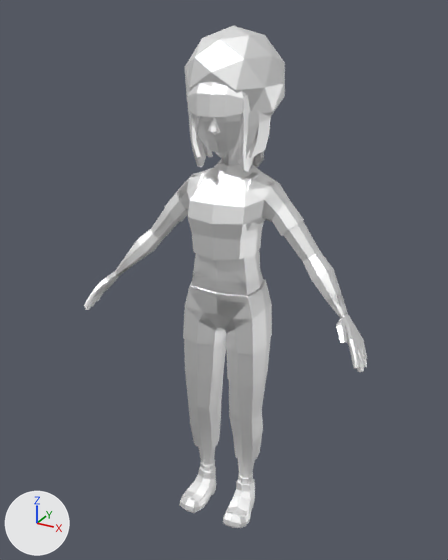
What one commit did to the glTF model models/gltf/character/Kira@Jumping.glb.
Camera for both pictures: a camera (50 mm lens) standing at (1.015, -1.877, 1.93) and looking at (-0.025, 0.013, 0.984). Arrows for +X, +Y and +Z are at lower left; the lights stay in place. Where no turn or scale is listed for an object, it has been applied to the vertices. Vertices at the same position are counted once.

Objects in the first picture: 'Kira_Base', 'Kira_Feet', 'Kira_Hair_A', 'Kira_Hair_B', 'Kira_Hair_Default', 'Kira_Hair_E', 'Kira_Hair_F', 'Kira_Pants_A', 'Kira_Pants_B', 'Kira_Shirt', 'Kira_Shoes', 'Kira_Shorts', 'Kira_Tank'.
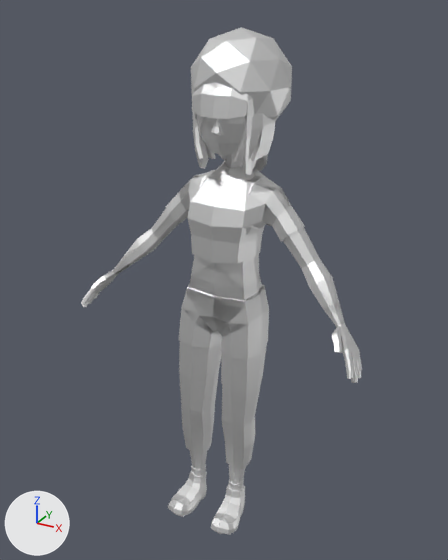
Where the newer file only moved an object's origin or applied its transform, the numbers keep the older frame.

Pixel boxes (x1, y1, x2, y2) of what changed, in the pictures (448 x 560 px):
'Kira_Shirt', recoloured, moved, turned: before (115, 154, 348, 318); after (113, 156, 344, 327)
'Kira_Pants_B', recoloured, moved, turned: before (184, 279, 271, 472); after (179, 285, 267, 477)
'Kira_Tank', recoloured, shading changed, moved, turned: before (115, 156, 347, 317); after (113, 158, 345, 324)
'Kira_Hair_F', recoloured, shading changed, moved, turned: before (185, 26, 285, 116); after (191, 27, 292, 120)
'Kira_Shorts', recoloured, moved, turned: before (183, 281, 272, 478); after (179, 283, 269, 484)
'Kira_Pants_A', recoloured, moved, turned: before (185, 280, 271, 478); after (179, 286, 269, 485)
'Kira_Base', recoloured, moved, turned: before (84, 114, 367, 372); after (81, 116, 362, 383)
'Kira_Shoes', recoloured, shading changed, moved, turned: before (179, 460, 255, 528); after (168, 464, 245, 534)
'Kira_Hair_Default', recoloured, moved, turned: before (187, 83, 264, 172); after (192, 84, 268, 175)
'Kira_Hair_B', recoloured, reshaped: before (192, 110, 271, 160); after (195, 113, 276, 163)
'Kira_Hair_E', recoloured, moved, turned: before (192, 82, 220, 147); after (196, 83, 225, 148)
'Kira_Hair_A', recoloured, moved, turned: before (203, 144, 241, 160); after (206, 145, 216, 159)
'Kira_Feet', recoloured, moved, turned: before (186, 510, 243, 528); after (174, 513, 225, 534)
part 2 of me_kira_hair_f, shading changed: before (190, 72, 212, 88); after (195, 74, 217, 89)
part 3 of me_kira_hair_f, shading changed: before (266, 37, 285, 92); after (274, 40, 292, 96)
part 4 of me_kira_shoes_001, shading changed: before (236, 482, 241, 491); after (226, 488, 231, 497)
part 5 of me_kira_tank, shading changed: before (246, 180, 270, 231); after (246, 184, 271, 235)

What changed in the scene script:
```text
Change mat_mat_kira:
    add n3 = _N.new('ShaderNodeMix'); n3.name = 'Mix'
    add n3.data_type = 'RGBA'
    add n3.blend_type = 'MULTIPLY'
    add n3.inputs[0].default_value = 1.0  # 'Factor'
    add n3.inputs[7].default_value = (0.8, 0.8, 0.8, 1.0)  # 'B', white #e7e7e7
    where n2 = _N.new('ShaderNodeVertexColor'); n2.name = 'Color Attribute'
    where n0 = _N.new('ShaderNodeBsdfPrincipled'); n0.name = 'Principled BSDF'
    remove _L.new(n2.outputs[0], n0.inputs[0])  # 'Color' to 'Base Color'
    add _L.new(n3.outputs[2], n0.inputs[0])  # 'Result' to 'Base Color'
    add _L.new(n2.outputs[0], n3.inputs[6])  # 'Color' to 'A'
Change me_kira_hair_b:
    where me_kira_hair_b.from_pydata(...)  # 170 vertices, 336 faces; spans x -0.181..0.098, y -0.004..0.27, z 1.466..1.789
    me_kira_hair_b part 1: the whole mesh is multiplied about its middle by the matrix ((0.999, 0.033, 0.029), (-0.034, 0.999, 0.021), (-0.028, -0.022, 0.999)), then moved by (0.025, -0.011, -0.004)
Change me_kira_hair_f:
    where me_kira_hair_f.from_pydata(...)  # 42 vertices, 80 faces; spans x -0.179..0.179, y -0.162..0.191, z 1.533..1.887
    used by ob_kira_hair_f; location = (0.02, -0.074, -0.005); rotation_euler = (-0.0895, -0.0229, 0.0314), in degrees (-5.1, -1.3, 1.8)
    me_kira_hair_f part 2: the 1 face centred in x -0.031, y -0.148, z 1.705 is now shaded smooth
    me_kira_hair_f part 3: all 2 faces centred in x 0.133..0.161, y 0.032..0.065, z 1.717..1.81 are now shaded flat
Change me_kira_shoes_001:
    where me_kira_shoes_001.from_pydata(...)  # 288 vertices, 560 faces; spans x -0.155..0.155, y -0.146..0.07, z 0.001..0.156
    used by ob_kira_shoes; location = (0.02, -0.074, -0.005); rotation_euler = (-0.0895, -0.0229, 0.0314), in degrees (-5.1, -1.3, 1.8)
    me_kira_shoes_001 part 4: the 1 face centred in x 0.071, y -0.008, z 0.1 is now shaded smooth
Change me_kira_tank:
    where me_kira_tank.from_pydata(...)  # 249 vertices, 470 faces; spans x -0.48..0.48, y -0.14..0.1, z 0.953..1.491
    used by ob_kira_tank; location = (0.02, -0.074, -0.005); rotation_euler = (-0.0895, -0.0229, 0.0314), in degrees (-5.1, -1.3, 1.8)
    me_kira_tank part 5: 2 of the faces centred in x 0.109..0.121, y -0.094..-0.039, z 1.232..1.37 are now shaded flat
Change ob_kira_base:
    ob_kira_base.location: (0.02, -0.074, -0.005) -> (-0.006, -0.121, -0.006)
    ob_kira_base.rotation_euler: (-0.0895, -0.0229, 0.0314) -> (-0.111, 0.0057, -0.00183)  # degrees (-5.1, -1.3, 1.8) -> degrees (-6.4, 0.3, -0.1)
Change ob_kira_feet:
    ob_kira_feet.location: (0.02, -0.074, -0.005) -> (-0.006, -0.121, -0.006)
    ob_kira_feet.rotation_euler: (-0.0895, -0.0229, 0.0314) -> (-0.111, 0.0057, -0.00183)  # degrees (-5.1, -1.3, 1.8) -> degrees (-6.4, 0.3, -0.1)
Change ob_kira_hair_a:
    ob_kira_hair_a.location: (0.02, -0.074, -0.005) -> (-0.006, -0.121, -0.006)
    ob_kira_hair_a.rotation_euler: (-0.0895, -0.0229, 0.0314) -> (-0.111, 0.0057, -0.00183)  # degrees (-5.1, -1.3, 1.8) -> degrees (-6.4, 0.3, -0.1)
Change ob_kira_hair_default:
    ob_kira_hair_default.location: (0.02, -0.074, -0.005) -> (-0.006, -0.121, -0.006)
    ob_kira_hair_default.rotation_euler: (-0.0895, -0.0229, 0.0314) -> (-0.111, 0.0057, -0.00183)  # degrees (-5.1, -1.3, 1.8) -> degrees (-6.4, 0.3, -0.1)
Change ob_kira_hair_e:
    ob_kira_hair_e.location: (0.02, -0.074, -0.005) -> (-0.006, -0.121, -0.006)
    ob_kira_hair_e.rotation_euler: (-0.0895, -0.0229, 0.0314) -> (-0.111, 0.0057, -0.00183)  # degrees (-5.1, -1.3, 1.8) -> degrees (-6.4, 0.3, -0.1)
Change ob_kira_hair_f:
    ob_kira_hair_f.location: (0.02, -0.074, -0.005) -> (-0.006, -0.121, -0.006)
    ob_kira_hair_f.rotation_euler: (-0.0895, -0.0229, 0.0314) -> (-0.111, 0.0057, -0.00183)  # degrees (-5.1, -1.3, 1.8) -> degrees (-6.4, 0.3, -0.1)
Change ob_kira_pants_a:
    ob_kira_pants_a.location: (0.02, -0.074, -0.005) -> (-0.006, -0.121, -0.006)
    ob_kira_pants_a.rotation_euler: (-0.0895, -0.0229, 0.0314) -> (-0.111, 0.0057, -0.00183)  # degrees (-5.1, -1.3, 1.8) -> degrees (-6.4, 0.3, -0.1)
Change ob_kira_pants_b:
    ob_kira_pants_b.location: (0.02, -0.074, -0.005) -> (-0.006, -0.121, -0.006)
    ob_kira_pants_b.rotation_euler: (-0.0895, -0.0229, 0.0314) -> (-0.111, 0.0057, -0.00183)  # degrees (-5.1, -1.3, 1.8) -> degrees (-6.4, 0.3, -0.1)
Change ob_kira_shirt:
    ob_kira_shirt.location: (0.02, -0.074, -0.005) -> (-0.006, -0.121, -0.006)
    ob_kira_shirt.rotation_euler: (-0.0895, -0.0229, 0.0314) -> (-0.111, 0.0057, -0.00183)  # degrees (-5.1, -1.3, 1.8) -> degrees (-6.4, 0.3, -0.1)
Change ob_kira_shoes:
    ob_kira_shoes.location: (0.02, -0.074, -0.005) -> (-0.006, -0.121, -0.006)
    ob_kira_shoes.rotation_euler: (-0.0895, -0.0229, 0.0314) -> (-0.111, 0.0057, -0.00183)  # degrees (-5.1, -1.3, 1.8) -> degrees (-6.4, 0.3, -0.1)
Change ob_kira_shorts:
    ob_kira_shorts.location: (0.02, -0.074, -0.005) -> (-0.006, -0.121, -0.006)
    ob_kira_shorts.rotation_euler: (-0.0895, -0.0229, 0.0314) -> (-0.111, 0.0057, -0.00183)  # degrees (-5.1, -1.3, 1.8) -> degrees (-6.4, 0.3, -0.1)
Change ob_kira_tank:
    ob_kira_tank.location: (0.02, -0.074, -0.005) -> (-0.006, -0.121, -0.006)
    ob_kira_tank.rotation_euler: (-0.0895, -0.0229, 0.0314) -> (-0.111, 0.0057, -0.00183)  # degrees (-5.1, -1.3, 1.8) -> degrees (-6.4, 0.3, -0.1)
```
